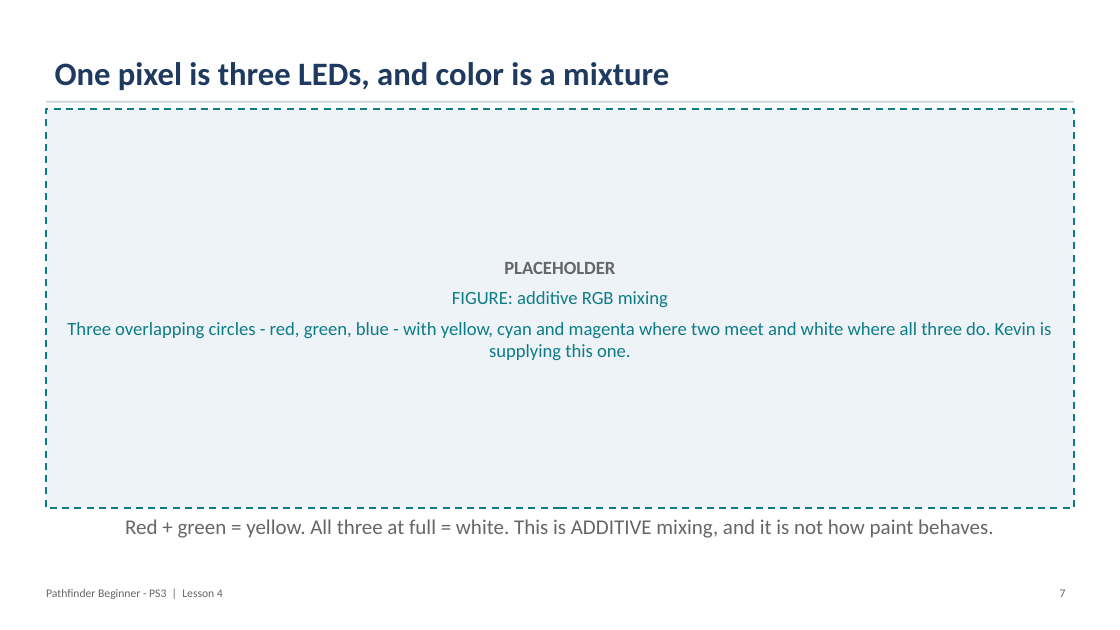
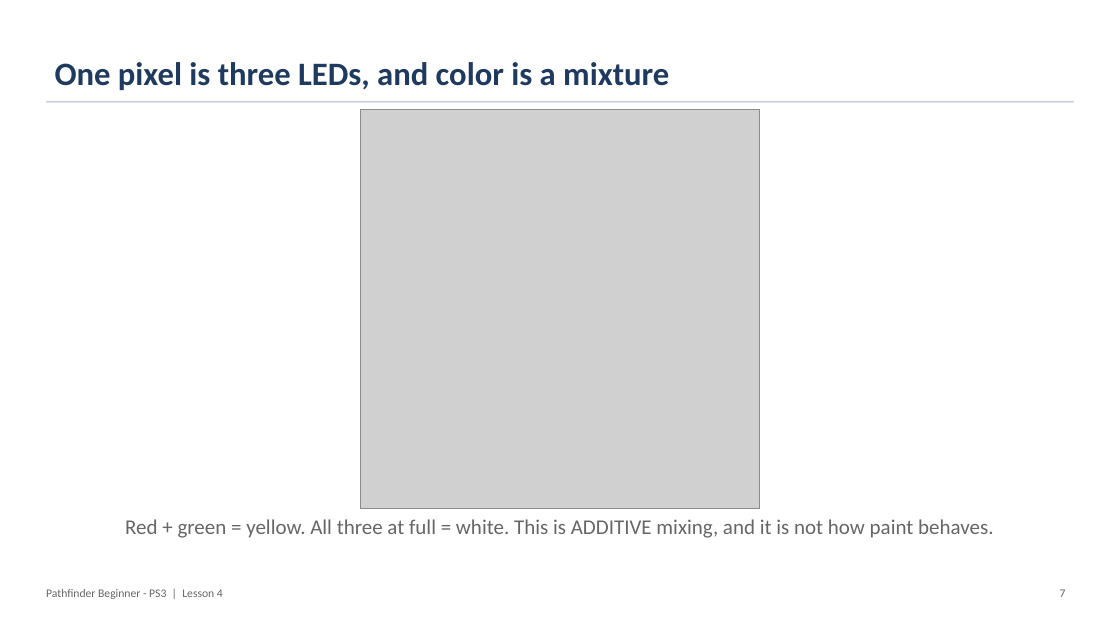
Before and after one commit to PorpoiseRobotics/porpoise-robotics, a slide deck: slide 7 of ground-vehicle/docs/courses/beginner-ps3/l4_neopixel_leds.pptx. Drawn at 1120x630 pixels with LibreOffice and Linux fonts; fonts in the diff are those of the drawing; grey boxes stand for pictures. Boxes give left, top, right and bottom in pixels: in the first picture for what was removed or moved away, otherwise in the second. Text is boxed around its words. In the diff, an @@ line names an element or a change of style, - is before the commit and + after.

```diff
--- a/ground-vehicle/docs/courses/beginner-ps3/l4_neopixel_leds.pptx
+++ b/ground-vehicle/docs/courses/beginner-ps3/l4_neopixel_leds.pptx
@@ rectangle removed at [46,109,1074,508] @@
-PLACEHOLDER
-FIGURE: additive RGB mixing
-Three overlapping circles - red, green, blue - with yellow, cyan and magenta where two meet and white where all three do. Kevin is supplying this one.
@@ picture added at [360,109,760,508] @@
```
Also in this commit, not shown: 1 other slide changed, 21 other files.
